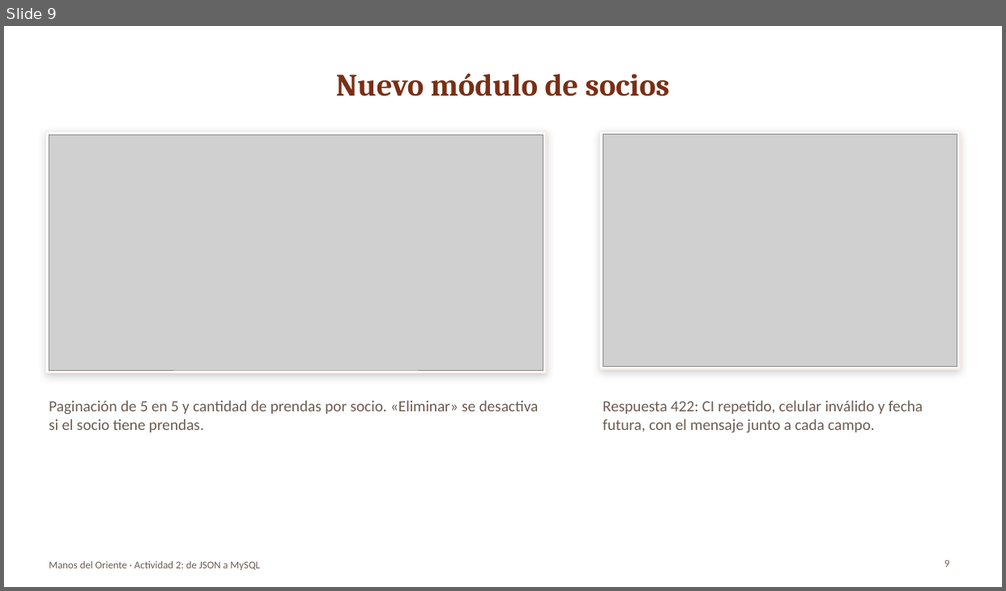
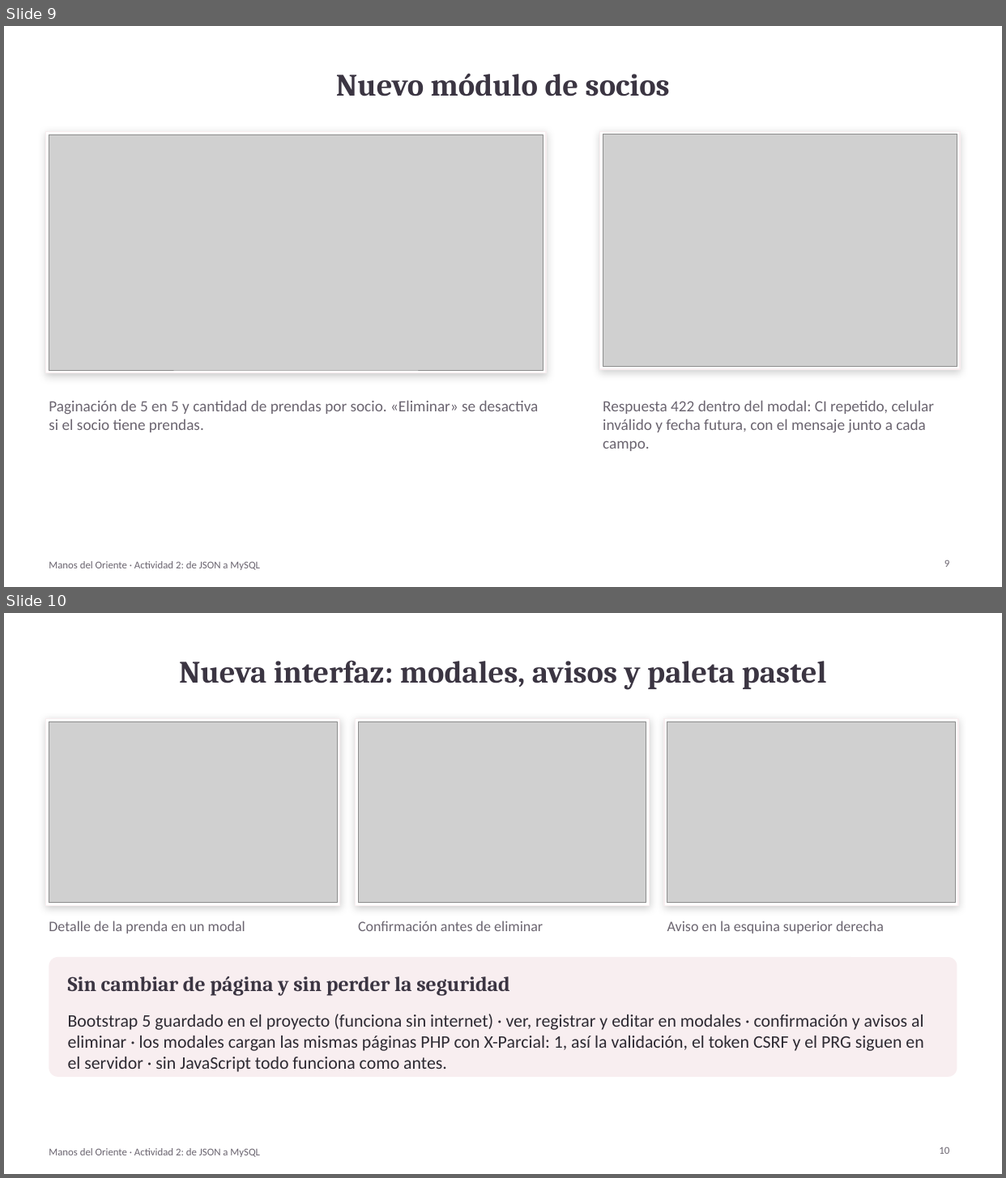
Before and after one commit to TecnologiaWeb2/Tecnologiaweb2, a slide deck: docs/actividad-02/Presentacion_Actividad02.pptx. Shown one above the other, each under a label of ours: slide 9 before the commit, slides 9 and 10 after it. The pictures are 1006x591 and 1006x1178 pixels, drawn with LibreOffice and Linux fonts; fonts in the diff are those of the drawing; grey boxes stand for pictures. Boxes give left, top, right and bottom in pixels: in the first picture for what was removed or moved away, otherwise in the second. Text is boxed around its words. In the diff, an @@ line names an element or a change of style, - is before the commit and + after.

```diff
--- a/docs/actividad-02/Presentacion_Actividad02.pptx
+++ b/docs/actividad-02/Presentacion_Actividad02.pptx
@@ slide 10 added at (4,613,1002,1174), background #FFFFFF; not listed: 1 template element that a slide beside it also shows @@
@@ title added at (179,660,827,690), 30 pt, text #3B3542, bold @@
+Nueva interfaz: modales, avisos y paleta pastel
@@ rectangle added at (46,718,340,905), fill #FFFFFF, outline #F8EEF0 1 pt @@
@@ picture added at (49,722,337,903) @@
@@ rectangle added at (355,718,650,905), fill #FFFFFF, outline #F8EEF0 1 pt @@
@@ picture added at (358,722,646,903) @@
@@ rectangle added at (664,718,958,905), fill #FFFFFF, outline #F8EEF0 1 pt @@
@@ picture added at (667,722,956,903) @@
@@ text added at (49,921,245,934), 14 pt, text #6B6570 @@
+Detalle de la prenda en un modal
@@ text added at (358,921,543,931), 14 pt, text #6B6570 @@
+Confirmación antes de eliminar
@@ text added at (667,921,884,934), 14 pt, text #6B6570 @@
+Aviso en la esquina superior derecha
@@ rounded rectangle added at (49,957,957,1077), fill #F8EEF0 @@
@@ text added at (68,977,510,995), 20 pt, text #3B3542, bold @@
+Sin cambiar de página y sin perder la seguridad
@@ text added at (68,1014,923,1072), 17 pt, text #2D2A32 @@
+Bootstrap 5 guardado en el proyecto (funciona sin internet) · ver, registrar y editar en modales · confirmación y avisos al eliminar · los modales cargan las mismas páginas PHP con X-Parcial: 1, así la validación, el token CSRF y el PRG siguen en el servidor · sin JavaScript todo funciona como antes.
@@ page number added at (939,1148,949,1154), 10 pt, text #6B6570 @@
+10
@@ slide 9 changed as well @@
@@ title "Nuevo módulo de socios" at (336,73,670,96): text colour #7A2E14 to #3B3542 @@
@@ rectangle at (46,131,546,373): outline #FBE9DF 1 pt to #F8EEF0 1 pt @@
@@ rectangle at (600,131,960,369): outline #FBE9DF 1 pt to #F8EEF0 1 pt @@
@@ text at (603,400,935,451): text changed; text colour #6B5B53 to #6B6570 @@
-Respuesta 422: CI repetido, celular inválido y fecha futura, con el mensaje junto a cada campo.
+Respuesta 422 dentro del modal: CI repetido, celular inválido y fecha futura, con el mensaje junto a cada campo.
@@ text colour #6B5B53 to #6B6570 in 3 elements at (49,400,539,433), (944,560,949,567), (49,561,260,570) @@
```
Also in this commit, not shown: 12 other slides changed, 12 other files.
